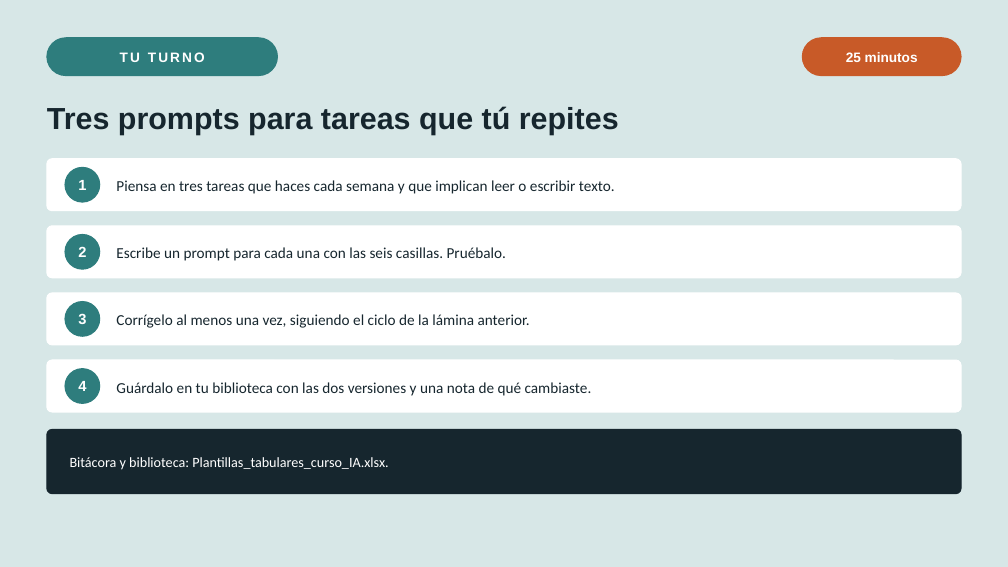
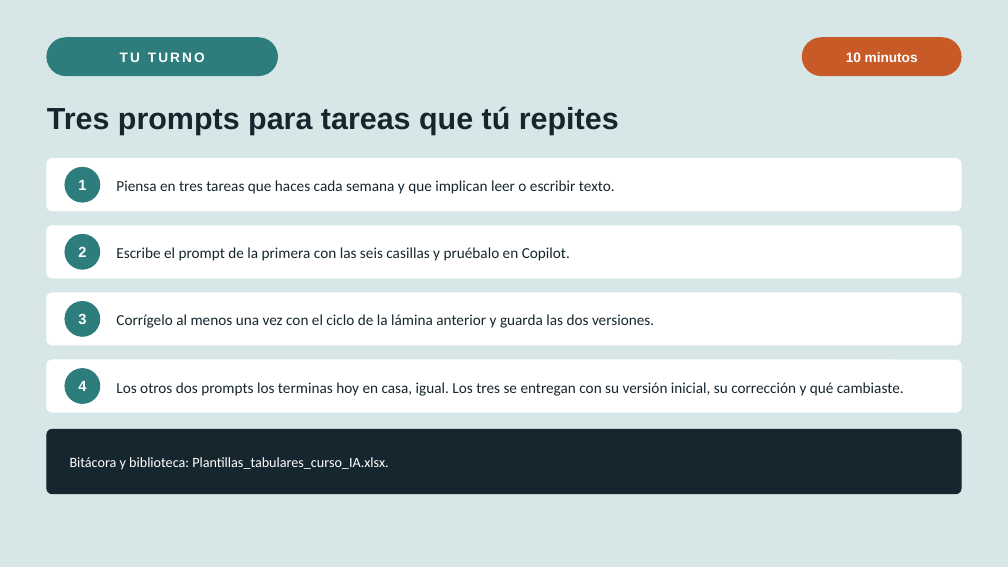
Before and after one commit to marvtrejo/curso-inegi-gen-ai, a slide deck: slide 29 of sesion-02/Sesion_02_Copilot_y_Prompting.pptx (slide 21 before the commit). Drawn at 1008x567 pixels with LibreOffice and Linux fonts; fonts in the diff are those of the drawing. Boxes give left, top, right and bottom in pixels: in the first picture for what was removed or moved away, otherwise in the second. Text is boxed around its words. In the diff, an @@ line names an element or a change of style, - is before the commit and + after.

```diff
--- a/sesion-02/Sesion_02_Copilot_y_Prompting.pptx
+++ b/sesion-02/Sesion_02_Copilot_y_Prompting.pptx
@@ text at (846,52,918,62): text changed @@
-25 minutos
+10 minutos
@@ text at (116,247,570,261): text changed @@
-Escribe un prompt para cada una con las seis casillas. Pruébalo.
+Escribe el prompt de la primera con las seis casillas y pruébalo en Copilot.
@@ text at (116,314,654,328): text changed @@
-Corrígelo al menos una vez, siguiendo el ciclo de la lámina anterior.
+Corrígelo al menos una vez con el ciclo de la lámina anterior y guarda las dos versiones.
@@ text at (116,382,904,396): text changed @@
-Guárdalo en tu biblioteca con las dos versiones y una nota de qué cambiaste.
+Los otros dos prompts los terminas hoy en casa, igual. Los tres se entregan con su versión inicial, su corrección y qué cambiaste.
```
Also in this commit, not shown: 10 other slides changed, 8 slides added, 5 other files.
